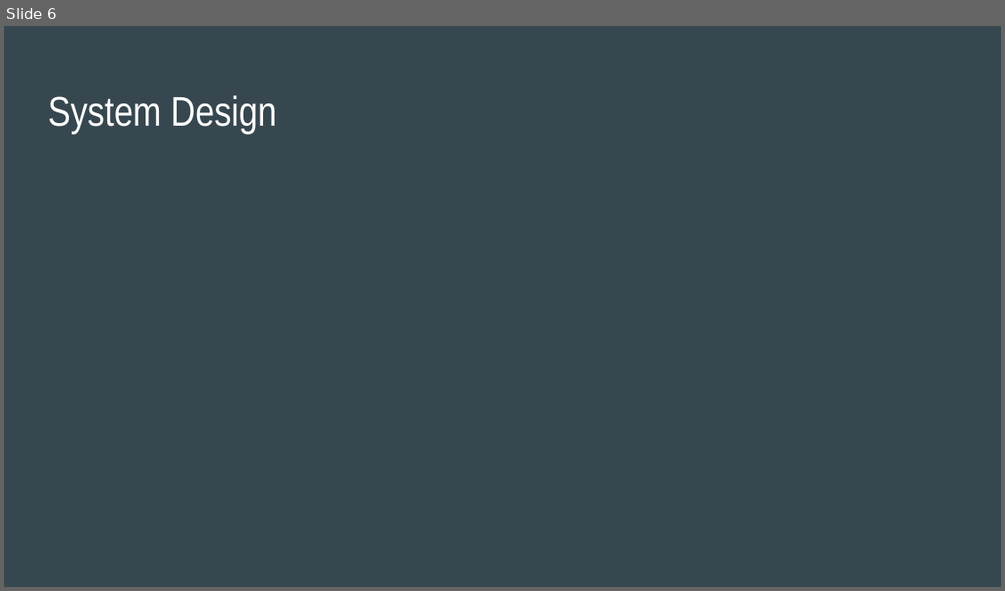
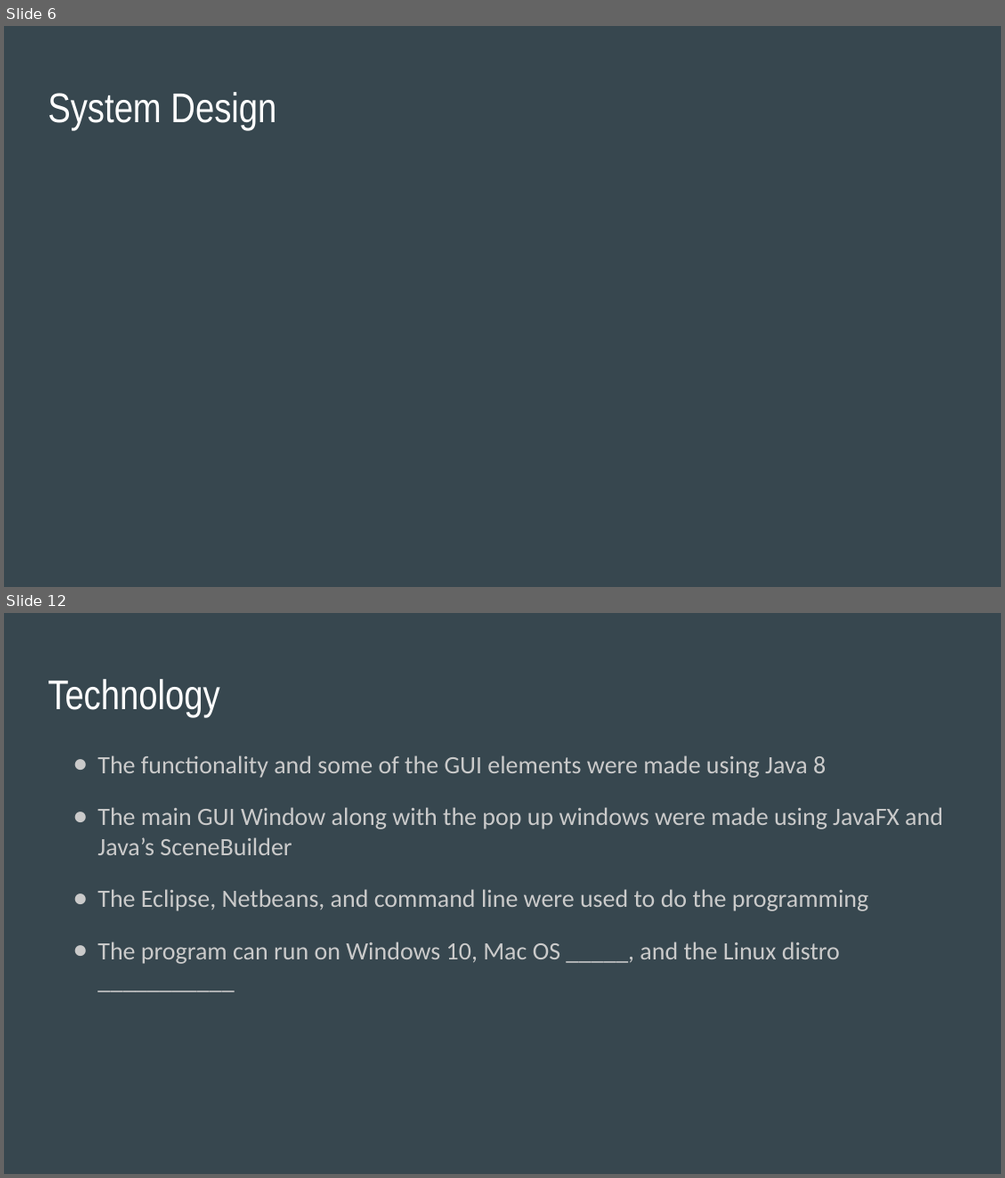
Before and after one commit to jon3654/synthsgw, a slide deck: Presentation.odp. Shown one above the other, each under a label of ours: slide 6 before the commit, slides 6 and 12 after it; the slides between them are not shown. The pictures are 1005x591 and 1005x1178 pixels, drawn with LibreOffice and Linux fonts; fonts in the diff are those of the drawing. Boxes give left, top, right and bottom in pixels: in the first picture for what was removed or moved away, otherwise in the second. Text is boxed around its words. In the diff, an @@ line names an element or a change of style, - is before the commit and + after.

```diff
--- a/Presentation.odp
+++ b/Presentation.odp
@@ slide 12 added at [4, 613, 1001, 1174], background #37474F @@
@@ title added at [48, 679, 219, 717], 30 pt, text #FFFFFF @@
+Technology
@@ text added at [97, 755, 943, 964], 18 pt, text #CACACA @@
+● The functionality and some of the GUI elements were made using Java 8
+● The main GUI Window along with the pop up windows were made using JavaFX and Java’s SceneBuilder
+● The Eclipse, Netbeans, and command line were used to do the programming
+● The program can run on Windows 10, Mac OS _____, and the Linux distro ___________
@@ slide 6 changed as well @@
@@ title "System Design" at [48, 92, 276, 130]: vertical alignment top to middle @@
```
Also in this commit, not shown: 4 other slides changed, 11 other slides added, 1 slide removed.
